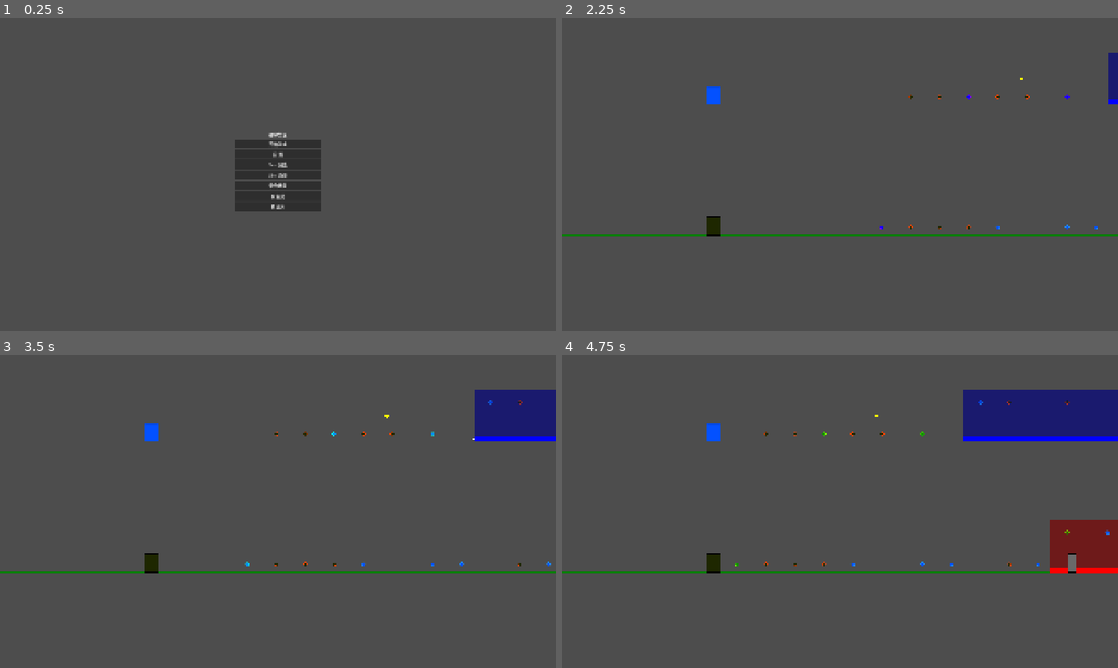
Above: before the commit, frames 1-4 (two rows, left to right).
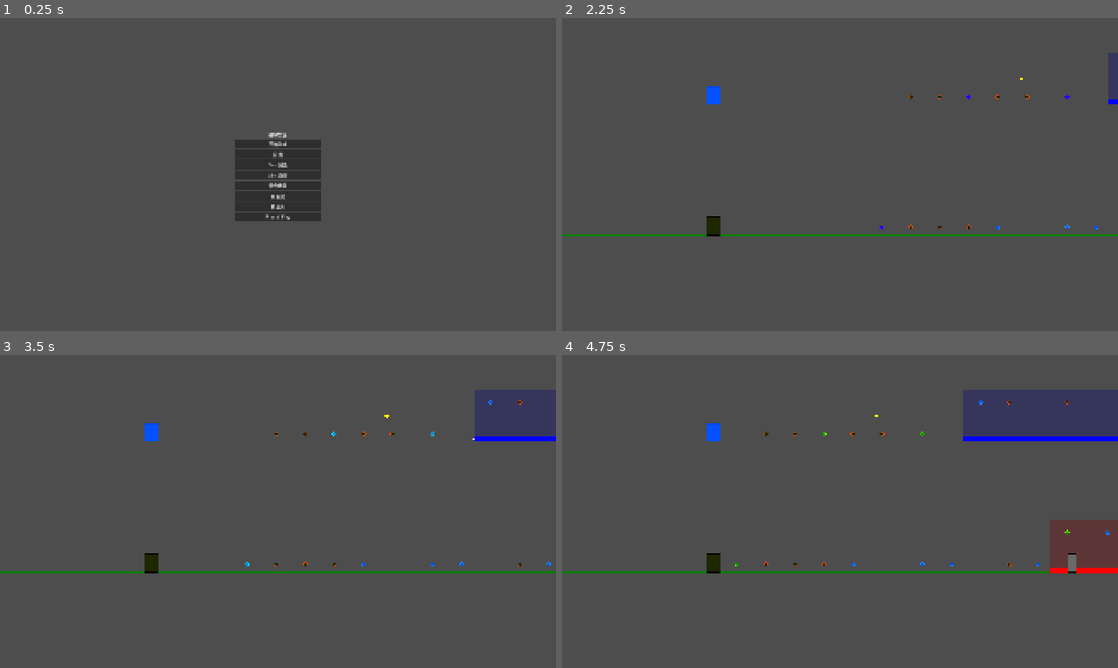
Above: after the commit, the same moments.

Repository: GeorgeMee/Magnetix
Game: Godot game, scene res://src/scenes/ui/start_menu.tscn
Same seed, same stepped clock (60 frames per second), same inputs: the game is played once before the commit and once after it.
Inputs:
- Up to frame 1 (0.25 s): no input
- Up to frame 2 (2.25 s): click "Sim 场景" at 0.5 s; tap Enter at 1.25 s; hold Right (ui_right) 1.28-2.03 s; hold Q (magnetism_a) 1.28-2.03 s; tap W (magnetism_b) at 1.55, 2.1 s; tap Space (swap) at 2 s; hold Left (ui_left) from 2.03 s (still down)
- Up to frame 3 (3.5 s): tap Space (swap) at 2.3 s; release Left (ui_left) at 2.78 s; hold Right (ui_right) from 2.78 s (still down); hold Space (swap) from 2.78 s (still down); tap Q (magnetism_a) at 3.05 s
- Up to frame 4 (4.75 s): release Space (swap) at 3.53 s; tap Q (magnetism_a) at 3.6 s; tap W (magnetism_b) at 3.8 s; release Right (ui_right) at 4.28 s; hold Left (ui_left) from 4.28 s (still down); hold W (magnetism_b) from 4.28 s (still down); tap Space (swap) at 4.55 s

The runs differ from the first frame. In frame 1, 0.4% of the frame differs, in the area x 42-58%, y 62-65%; in frame 2, 0.3%; in frame 3, 2.2%; in frame 4, 5.9%, in the area x 72-100%, y 11-68%.

Commit message:
Merge all changes from extracted zip (Magnetix0629(2))
- character.gd: magnetism sprite alpha 0.3 (semi-transparent)
- magnet/wall/coin/hazard.gd: null guards for scroll_manager & physics_system
- chunk_spawner.gd: _spawned_keys deduplication system
- game_manager.gd: preset_mode var
- preset_generator.gd: obs.count=1/height_units=1, GameManager cleanup
- preset_scene.gd: state=menu reset, hazard uses unit_height dynamic
- start_menu: PresetPlayButton
- NEW: sim/preset_play.gd + .tscn (preset-based gameplay mode)
- NEW: tools/apply_patch.gd (editor patch tool)

Diff:
--- /dev/null
+++ b/src/scenes/sim/preset_play.tscn
@@ -0,0 +1,29 @@
+[gd_scene format=3 uid="uid://presetplayscn"]
+
+[ext_resource type="Script" path="res://src/scripts/sim/preset_play.gd" id="1_pp"]
+[ext_resource type="Script" path="res://src/scripts/core/physics_system.gd" id="2_phys"]
+[ext_resource type="Script" path="res://src/scripts/game/scroll_manager.gd" id="3_scrl"]
+[ext_resource type="Script" path="res://src/scripts/game/magnet_manager.gd" id="4_mag"]
+[ext_resource type="Script" path="res://src/scripts/game/input_manager.gd" id="5_inp"]
+[ext_resource type="Script" path="res://src/scripts/game/spike.gd" id="6_spk"]
+[ext_resource type="PackedScene" uid="uid://gamehud" path="res://src/scenes/ui/game_hud.tscn" id="7_hud"]
+
+[node name="PresetPlay" type="Node2D"]
+script = ExtResource("1_pp")
+
+[node name="PhysicsSystem" type="Node" parent="."]
+script = ExtResource("2_phys")
+
+[node name="ScrollManager" type="Node" parent="."]
+script = ExtResource("3_scrl")
+
+[node name="MagnetManager" type="Node" parent="."]
+script = ExtResource("4_mag")
+
+[node name="InputManager" type="Node" parent="."]
+script = ExtResource("5_inp")
+
+[node name="Spike" type="Node2D" parent="."]
+script = ExtResource("6_spk")
+
+[node name="GameHUD" parent="." instance=ExtResource("7_hud")]
--- a/src/scenes/ui/start_menu.tscn
+++ b/src/scenes/ui/start_menu.tscn
@@ -21,7 +21,7 @@
 offset_left = -150.0
 offset_top = -150.0
 offset_right = 150.0
-offset_bottom = 340.0
+offset_bottom = 380.0
 grow_horizontal = 2
 grow_vertical = 2
 
@@ -65,3 +65,7 @@
 unique_name_in_owner = true
 layout_mode = 2
 text = "预设库"
+
+[node name="PresetPlayButton" type="Button" parent="VBoxContainer"]
+layout_mode = 2
+text = "Preset Play"
--- a/src/scripts/core/game_manager.gd
+++ b/src/scripts/core/game_manager.gd
@@ -37,6 +37,7 @@
 var assist_mode : bool = false
 var sim_mode : bool = false
 var stored_layouts : Array[Dictionary] = []
+var preset_mode : bool = false
 var pending_preset_path : String = ""
 var debug_visualize : bool = false
 var trajectory_data : Array[TrajectoryPoint] = []
--- a/src/scripts/game/character.gd
+++ b/src/scripts/game/character.gd
@@ -44,6 +44,7 @@
 		return
 	sprite.modulate = character_color
 	magnetism_sprite.visible = false
+	magnetism_sprite.modulate = Color(1, 1, 1, 0.3)
 	default_x = custom_fixed_x if custom_fixed_x > 0.0 else GameManager.player_fixed_x
 	_setup_lane_positions()
 	physics_body = CustBody.new(Vector2(default_x, floor_y - CHAR_HEIGHT), Vector2(CHAR_WIDTH, CHAR_HEIGHT))
@@ -84,7 +85,7 @@
 	if current_surface == Surface.CEILING:
 		col = col.lightened(0.3)
 	sprite.modulate = col
-	magnetism_sprite.modulate = Color.WHITE
+	magnetism_sprite.modulate = Color(1, 1, 1, 0.3)
 	magnetism_sprite.visible = magnetism_active
 
 func _setup_lane_positions() -> void:
--- a/src/scripts/game/chunk_spawner.gd
+++ b/src/scripts/game/chunk_spawner.gd
@@ -8,6 +8,7 @@
 var active_coins : Array[Coin]
 var active_magnets : Array[Magnet]
 var next_spawn_world_x : float = 0.0
+var _spawned_keys : Dictionary = {}
 
 var wall_scene : PackedScene = preload("res://src/scenes/game/wall.tscn")
 var hazard_scene : PackedScene = preload("res://src/scenes/game/hazard.tscn")
@@ -42,24 +43,40 @@
 			_spawn_coin(c["world_x"], lane, c["type"], c["y_off"])
 
 func _spawn_wall(world_x : float, lane : int) -> void:
+	var key := "wall_%d_%.1f" % [lane, world_x]
+	if _spawned_keys.has(key):
+		return
+	_spawned_keys[key] = true
 	var wall := wall_scene.instantiate() as Wall
 	wall.setup(world_x, lane)
 	add_child(wall)
 	active_walls.append(wall)
 
 func _spawn_coin(world_x : float, lane : int, type : Coin.Type, y_off : float) -> void:
+	var key := "coin_%d_%.1f" % [lane, world_x]
+	if _spawned_keys.has(key):
+		return
+	_spawned_keys[key] = true
 	var coin := coin_scene.instantiate() as Coin
 	coin.setup(world_x, lane, type, y_off)
 	add_child(coin)
 	active_coins.append(coin)
 
 func _spawn_hazard(world_x : float, lane : int) -> void:
+	var key := "hazard_%d_%.1f" % [lane, world_x]
+	if _spawned_keys.has(key):
+		return
+	_spawned_keys[key] = true
 	var hazard := hazard_scene.instantiate() as Hazard
 	hazard.setup(world_x, lane)
 	add_child(hazard)
 	active_hazards.append(hazard)
 
 func _spawn_magnet(world_x : float, lane : int, placement : Magnet.Placement, polarity : Magnet.Polarity, length : float) -> void:
+	var key := "magnet_%d_%.1f_%d" % [lane, world_x, placement]
+	if _spawned_keys.has(key):
+		return
+	_spawned_keys[key] = true
 	var magnet := magnet_scene.instantiate() as Magnet
 	magnet.setup(world_x, lane, placement, polarity, length)
 	add_child(magnet)
@@ -71,12 +88,14 @@
 	var i := active_walls.size() - 1
 	while i >= 0:
 		if active_walls[i].world_x < despawn_world_x:
+			_spawned_keys.erase("wall_%d_%.1f" % [active_walls[i].lane, active_walls[i].world_x])
 			active_walls[i].queue_free()
 			active_walls.remove_at(i)
 		i -= 1
 	i = active_hazards.size() - 1
 	while i >= 0:
 		if active_hazards[i].world_x < despawn_world_x:
+			_spawned_keys.erase("hazard_%d_%.1f" % [active_hazards[i].lane, active_hazards[i].world_x])
 			active_hazards[i].queue_free()
 			active_hazards.remove_at(i)
 		i -= 1
@@ -84,12 +103,15 @@
 	while i >= 0:
 		if not is_instance_valid(active_coins[i]) or active_coins[i].world_x < despawn_world_x:
 			if is_instance_valid(active_coins[i]):
+				_spawned_keys.erase("coin_%d_%.1f" % [active_coins[i].lane, active_coins[i].world_x])
 				active_coins[i].queue_free()
 			active_coins.remove_at(i)
 		i -= 1
 	i = active_magnets.size() - 1
 	while i >= 0:
 		if active_magnets[i].world_x < despawn_world_x:
-			active_magnets[i].queue_free()
+			var m := active_magnets[i]
+			_spawned_keys.erase("magnet_%d_%.1f_%d" % [m.lane, m.world_x, m.placement])
+			m.queue_free()
 			active_magnets.remove_at(i)
 		i -= 1
--- a/src/scripts/game/coin.gd
+++ b/src/scripts/game/coin.gd
@@ -48,6 +48,8 @@
 		return
 	if GameManager.state != GameManager.GameState.PLAYING:
 		return
+	if not GameManager.scroll_manager:
+		return
 	var screen_x := GameManager.scroll_manager.world_to_screen_x(world_x)
 	position.x = screen_x
 	position.y = _get_lane_floor_y() - y_offset
--- a/src/scripts/game/hazard.gd
+++ b/src/scripts/game/hazard.gd
@@ -17,8 +17,9 @@
 		_rebuild_grid()
 		return
 	_rebuild_grid()
-	physics_body = CustBody.new(Vector2.ZERO, Vector2(count * 24.0, unit_height))
-	GameManager.physics_system.register_hazard_body(physics_body)
+	if GameManager and GameManager.physics_system:
+		physics_body = CustBody.new(Vector2.ZERO, Vector2(count * 24.0, unit_height))
+		GameManager.physics_system.register_hazard_body(physics_body)
 
 func _rebuild_grid() -> void:
 	for child in get_children():
@@ -39,6 +40,8 @@
 	if Engine.is_editor_hint():
 		return
 	if GameManager.state != GameManager.GameState.PLAYING:
+		return
+	if not GameManager.scroll_manager:
 		return
 	if not physics_body:
 		return
--- a/src/scripts/game/magnet.gd
+++ b/src/scripts/game/magnet.gd
@@ -69,6 +69,8 @@
 		return
 	if GameManager.state != GameManager.GameState.PLAYING:
 		return
+	if not GameManager.scroll_manager:
+		return
 	update_field_aabb()
 	position.x = GameManager.scroll_manager.world_to_screen_x(world_x)
 	position.y = _get_screen_y()
--- a/src/scripts/game/wall.gd
+++ b/src/scripts/game/wall.gd
@@ -20,8 +20,9 @@
 		_rebuild_grid()
 		return
 	_rebuild_grid()
-	physics_body = CustBody.new(Vector2.ZERO, Vector2(count * 32.0, height_units * 64.0))
-	GameManager.physics_system.register_static_body(physics_body)
+	if GameManager and GameManager.physics_system:
+		physics_body = CustBody.new(Vector2.ZERO, Vector2(count * 32.0, height_units * 64.0))
+		GameManager.physics_system.register_static_body(physics_body)
 
 func _rebuild_grid() -> void:
 	for child in get_children():
@@ -43,6 +44,8 @@
 	if Engine.is_editor_hint():
 		return
 	if GameManager.state != GameManager.GameState.PLAYING:
+		return
+	if not GameManager.scroll_manager:
 		return
 	if not physics_body:
 		return
--- a/src/scripts/preset/preset_generator.gd
+++ b/src/scripts/preset/preset_generator.gd
@@ -114,11 +114,14 @@
 		var obs := ObstacleBlock.new()
 		obs.world_x = w["world_x"]
 		obs.lane = lane
+		obs.count = 1
+		obs.height_units = 1
 		walls.append(obs)
 	for h in layout.hazards:
 		var obs := ObstacleBlock.new()
 		obs.world_x = h["world_x"]
 		obs.lane = lane
+		obs.count = 1
 		hazards.append(obs)
 	for c in layout.coins:
 		var cb := CoinBlock.new()
@@ -148,6 +151,11 @@
 	transitioned = true
 	GameManager.character_a = null
 	GameManager.character_b = null
+	GameManager.physics_system = null
+	GameManager.scroll_manager = null
+	GameManager.magnet_manager = null
+	GameManager.choreographer = null
+	GameManager.state = GameManager.GameState.MENU
 	get_tree().change_scene_to_file("res://src/scenes/preset/preset_viewer.tscn")
 
 func _input(event: InputEvent) -> void:
--- a/src/scripts/preset/preset_scene.gd
+++ b/src/scripts/preset/preset_scene.gd
@@ -19,6 +19,7 @@
 	btn_edit.pressed.connect(_toggle_edit)
 	btn_save.pressed.connect(_save_preset)
 
+	GameManager.state = GameManager.GameState.MENU
 	if not GameManager.pending_preset_path.is_empty():
 		_file_path = GameManager.pending_preset_path
 		load_preset(load(_file_path) as PresetData)
@@ -74,7 +75,7 @@
 		if type_name == "wall":
 			node.position.y = lane_y - node.height_units * 64.0
 		elif type_name == "hazard":
-			node.position.y = lane_y - 24.0
+			node.position.y = lane_y - node.unit_height
 		elif type_name == "magnet":
 			node.position.y = lane_y
 		elif type_name == "coin":
--- /dev/null
+++ b/src/scripts/sim/preset_play.gd
@@ -0,0 +1,210 @@
+extends Node2D
+
+@onready var physics_system: PhysicsSystem = $PhysicsSystem
+@onready var scroll_manager: ScrollManager = $ScrollManager
+@onready var magnet_manager: MagnetManager = $MagnetManager
+@onready var input_manager: InputManager = $InputManager
+@onready var spike: Spike = $Spike
+@onready var game_hud: GameHUD = $GameHUD
+
+var character_a: Character
+var character_b: Character
+var character_scene: PackedScene = preload("res://src/scenes/game/character.tscn")
+var magnet_scene: PackedScene = preload("res://src/scenes/game/magnet.tscn")
+var wall_scene: PackedScene = preload("res://src/scenes/game/wall.tscn")
+var hazard_scene: PackedScene = preload("res://src/scenes/game/hazard.tscn")
+var coin_scene: PackedScene = preload("res://src/scenes/game/coin.tscn")
+
+var _presets: Array[PresetData] = []
+var _preset_index: int = 0
+var _next_spawn_wx: float = 800.0
+var _despawn_dist: float = 600.0
+var _active_walls: Array[Wall] = []
+var _active_hazards: Array[Hazard] = []
+var _active_coins: Array[Coin] = []
+var _active_magnets: Array[Magnet] = []
+var _spawned_keys: Dictionary = {}
+
+func _ready():
+	GameManager.preset_mode = true
+	GameManager.physics_system = physics_system
+	GameManager.scroll_manager = scroll_manager
+	GameManager.magnet_manager = magnet_manager
+	_load_presets()
+	if _presets.is_empty():
+		get_tree().change_scene_to_file("res://src/scenes/ui/start_menu.tscn")
+		return
+	_presets.shuffle()
+	_spawn_characters()
+	GameManager.character_a = character_a
+	GameManager.character_b = character_b
+	_connect_input()
+	game_hud.update_button_colors(character_a.character_color, character_b.character_color)
+	GameManager.start_game()
+
+func _load_presets():
+	var dir := DirAccess.open("res://presets")
+	if not dir: return
+	dir.list_dir_begin()
+	var fn := dir.get_next()
+	while fn != "":
+		if not dir.current_is_dir() and fn.ends_with(".tres"):
+			var p := load("res://presets/" + fn) as PresetData
+			if p: _presets.append(p)
+		fn = dir.get_next()
+	dir.list_dir_end()
+
+func _spawn_characters():
+	character_a = character_scene.instantiate()
+	character_a.lane = Character.Lane.TOP
+	character_a.character_polarity = Magnet.Polarity.NORTH
+	character_a.character_color = Color.DODGER_BLUE
+	add_child(character_a)
+	character_b = character_scene.instantiate()
+	character_b.lane = Character.Lane.BOTTOM
+	character_b.character_polarity = Magnet.Polarity.SOUTH
+	character_b.character_color = Color.ORANGE_RED
+	add_child(character_b)
+
+func _connect_input():
+	input_manager.magnetism_a_toggled.connect(character_a.toggle_magnetism)
+	input_manager.magnetism_b_toggled.connect(character_b.toggle_magnetism)
+	input_manager.swap_pressed.connect(_on_swap)
+	game_hud.magnetism_a_toggled.connect(character_a.toggle_magnetism)
+	game_hud.magnetism_b_toggled.connect(character_b.toggle_magnetism)
+	game_hud.swap_pressed.connect(_on_swap)
+
+func _on_swap():
+	var tc := character_a.character_color
+	var tp := character_a.character_polarity
+	character_a.character_color = character_b.character_color
+	character_a.character_polarity = character_b.character_polarity
+	character_b.character_color = tc
+	character_b.character_polarity = tp
+	game_hud.update_button_colors(character_a.character_color, character_b.character_color)
+
+func _process(_delta):
+	if GameManager.state != GameManager.GameState.PLAYING: return
+	var cw := GameManager.chunk_width
+	var th := scroll_manager.screen_to_world_x(1920 + cw)
+	while _next_spawn_wx < th:
+		_spawn_preset_chunk(_next_spawn_wx)
+		_next_spawn_wx += cw
+	_cleanup_offscreen()
+	_check_game_over()
+	queue_redraw()
+
+func _spawn_preset_chunk(wx: float):
+	if _preset_index >= _presets.size():
+		_presets.shuffle()
+		_preset_index = 0
+	var data := _presets[_preset_index]
+	_preset_index += 1
+	var off := wx
+	for mb in data.magnet_blocks:
+		_spawn_magnet(mb.world_x + off, mb.lane, mb.placement, mb.polarity, mb.length)
+	for w in data.walls:
+		_spawn_wall(w.world_x + off, w.lane, w.count, w.height_units)
+	for h in data.hazards:
+		_spawn_hazard(h.world_x + off, h.lane, h.count)
+	for c in data.coins:
+		_spawn_coin(c.world_x + off, c.lane, c.coin_type, c.y_off)
+
+func _spawn_magnet(wx, lane, placement, polarity, length):
+	var key := "m_%d_%.1f_%d" % [lane, wx, placement]
+	if _spawned_keys.has(key): return
+	_spawned_keys[key] = true
+	var m := magnet_scene.instantiate() as Magnet
+	m.setup(wx, lane, placement, polarity, length)
+	add_child(m)
+	_active_magnets.append(m)
+
+func _spawn_wall(wx, lane, cnt, hu):
+	var key := "w_%d_%.1f" % [lane, wx]
+	if _spawned_keys.has(key): return
+	_spawned_keys[key] = true
+	var w := wall_scene.instantiate() as Wall
+	w.setup(wx, lane)
+	w.count = cnt
+	w.height_units = hu
+	add_child(w)
+	_active_walls.append(w)
+
+func _spawn_hazard(wx, lane, cnt):
+	var key := "h_%d_%.1f" % [lane, wx]
+	if _spawned_keys.has(key): return
+	_spawned_keys[key] = true
+	var h := hazard_scene.instantiate() as Hazard
+	h.setup(wx, lane)
+	h.count = cnt
+	add_child(h)
+	_active_hazards.append(h)
+
+func _spawn_coin(wx, lane, ctype, y_off):
+	var key := "c_%d_%.1f" % [lane, wx]
+	if _spawned_keys.has(key): return
+	_spawned_keys[key] = true
+	var c := coin_scene.instantiate() as Coin
+	c.setup(wx, lane, ctype, y_off)
+	add_child(c)
+	_active_coins.append(c)
+
+func _cleanup_offscreen():
+	var dwx := scroll_manager.screen_to_world_x(-_despawn_dist)
+	var i := _active_walls.size() - 1
+	while i >= 0:
+		var w := _active_walls[i]
+		if w.world_x < dwx:
+			_spawned_keys.erase("w_%d_%.1f" % [w.lane, w.world_x])
+			w.queue_free()
+			_active_walls.remove_at(i)
+		i -= 1
+	i = _active_hazards.size() - 1
+	while i >= 0:
+		var h := _active_hazards[i]
+		if h.world_x < dwx:
+			_spawned_keys.erase("h_%d_%.1f" % [h.lane, h.world_x])
+			h.queue_free()
+			_active_hazards.remove_at(i)
+		i -= 1
+	i = _active_coins.size() - 1
+	while i >= 0:
+		if not is_instance_valid(_active_coins[i]) or _active_coins[i].world_x < dwx:
+			if is_instance_valid(_active_coins[i]):
+				var c := _active_coins[i]
+				_spawned_keys.erase("c_%d_%.1f" % [c.lane, c.world_x])
+				c.queue_free()
+			_active_coins.remove_at(i)
+		i -= 1
+	i = _active_magnets.size() - 1
+	while i >= 0:
+		var m := _active_magnets[i]
+		if m.world_x < dwx:
+			_spawned_keys.erase("m_%d_%.1f_%d" % [m.lane, m.world_x, m.placement])
+			m.queue_free()
+			_active_magnets.remove_at(i)
+		i -= 1
+
+func _draw():
+	_draw_lane(GameManager.lane_top_y, Color.WEB_GREEN)
+	_draw_lane(GameManager.lane_bottom_y, Color.WEB_GREEN)
+
+func _draw_lane(floor_y, color):
+	var vw := get_viewport().get_visible_rect().size.x
+	draw_line(Vector2(0, floor_y), Vector2(vw, floor_y), color, 3.0)
+	draw_line(Vector2(0, floor_y - GameManager.ceiling_offset), Vector2(vw, floor_y - GameManager.ceiling_offset), color.darkened(0.4), 2.0)
+
+func _check_game_over():
+	if not character_a.is_alive or not character_b.is_alive:
+		character_a.die()
+		character_b.die()
+		GameManager.end_game()
+		return
+	if spike.is_character_hit(character_a) or spike.is_character_hit(character_b):
+		character_a.die()
+		character_b.die()
+		GameManager.end_game()
+
+func _input(event: InputEvent):
+	if event.is_action_pressed("ui_cancel"):
+		get_tree().change_scene_to_file("res://src/scenes/ui/start_menu.tscn")
--- /dev/null
+++ b/src/scripts/tools/apply_patch.gd
@@ -0,0 +1,88 @@
+@tool
+extends Node
+
+func _ready() -> void:
+	if not Engine.is_editor_hint():
+		queue_free()
+		return
+	_patch_file("res://src/scripts/preset/preset_generator.gd")
+	_patch_file("res://src/scripts/preset/preset_scene.gd")
+	print_rich("[color=green]Patch applied![/color]")
+	queue_free()
+
+func _patch_file(path: String) -> void:
+	var f := FileAccess.open(path, FileAccess.READ)
+	if not f: return
+	var s := f.get_as_text()
+	f.close()
+
+	if path.ends_with("preset_generator.gd"):
+		s = _fix_generator(s)
+	elif path.ends_with("preset_scene.gd"):
+		s = _fix_scene(s)
+
+	f = FileAccess.open(path, FileAccess.WRITE)
+	if f:
+		f.store_string(s)
+		f.close()
+
+func _fix_generator(s: String) -> String:
+	var old = """for w in layout.walls:
+		var obs := ObstacleBlock.new()
+		obs.world_x = w["world_x"]
+		obs.lane = lane
+		walls.append(obs)
+	for h in layout.hazards:
+		var obs := ObstacleBlock.new()
+		obs.world_x = h["world_x"]
+		obs.lane = lane
+		hazards.append(obs)"""
+	var rep = """for w in layout.walls:
+		var obs := ObstacleBlock.new()
+		obs.world_x = w["world_x"]
+		obs.lane = lane
+		obs.count = 1
+		obs.height_units = 1
+		walls.append(obs)
+	for h in layout.hazards:
+		var obs := ObstacleBlock.new()
+		obs.world_x = h["world_x"]
+		obs.lane = lane
+		obs.count = 1
+		hazards.append(obs)"""
+	s = s.replace(old, rep)
+
+	old = """func _transition_back() -> void:
+	transitioned = true
+	GameManager.character_a = null
+	GameManager.character_b = null
+	get_tree().change_scene_to_file("res://src/scenes/preset/preset_viewer.tscn")"""
+	rep = """func _transition_back() -> void:
+	transitioned = true
+	GameManager.character_a = null
+	GameManager.character_b = null
+	GameManager.physics_system = null
+	GameManager.scroll_manager = null
+	GameManager.magnet_manager = null
+	GameManager.choreographer = null
+	GameManager.state = GameManager.GameState.MENU
+	get_tree().change_scene_to_file("res://src/scenes/preset/preset_viewer.tscn")"""
+	s = s.replace(old, rep)
+	return s
+
+func _fix_scene(s: String) -> String:
+	var old = """	btn_save.pressed.connect(_save_preset)
+
+	if not GameManager.pending_preset_path.is_empty():"""
+	var rep = """	btn_save.pressed.connect(_save_preset)
+
+	GameManager.state = GameManager.GameState.MENU
+	if not GameManager.pending_preset_path.is_empty():"""
+	s = s.replace(old, rep)
+
+	old = """	elif type_name == "hazard":
+			node.position.y = lane_y - 24.0"""
+	rep = """	elif type_name == "hazard":
+			node.position.y = lane_y - node.unit_height"""
+	s = s.replace(old, rep)
+	return s
--- a/src/scripts/ui/start_menu.gd
+++ b/src/scripts/ui/start_menu.gd
@@ -12,6 +12,7 @@
 	%HybridButton.pressed.connect(_on_hybrid)
 	%GenerateButton.pressed.connect(_on_generate)
 	%PresetButton.pressed.connect(_on_preset)
+	$VBoxContainer/PresetPlayButton.pressed.connect(_on_preset_play)
 
 func _on_start() -> void:
 	get_tree().change_scene_to_file("res://src/scenes/main/main.tscn")
@@ -31,6 +32,9 @@
 func _on_preset() -> void:
 	get_tree().change_scene_to_file("res://src/scenes/preset/preset_viewer.tscn")
 
+func _on_preset_play() -> void:
+	get_tree().change_scene_to_file("res://src/scenes/sim/preset_play.tscn")
+
 func _on_settings() -> void:
 	if settings_panel:
 		return
